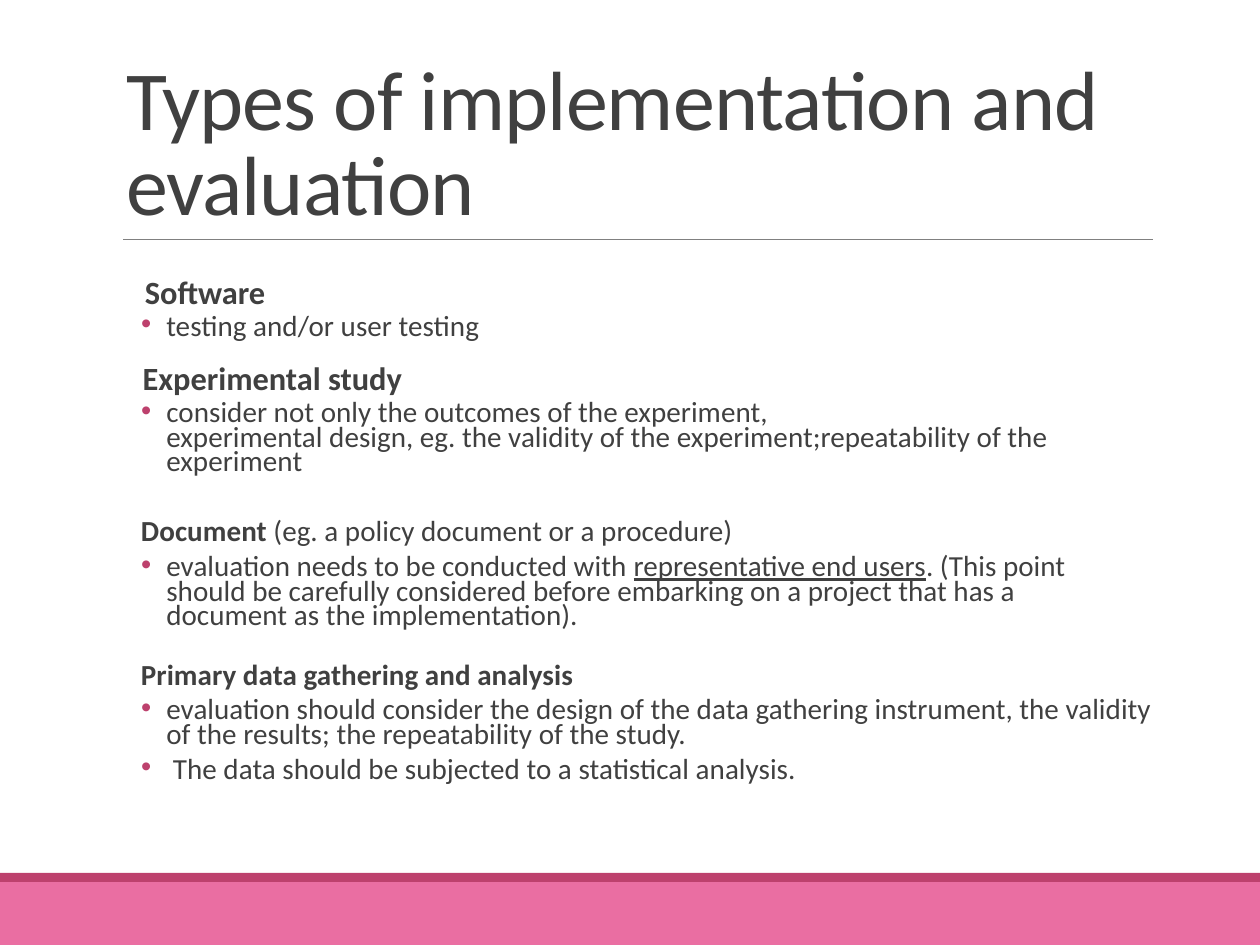
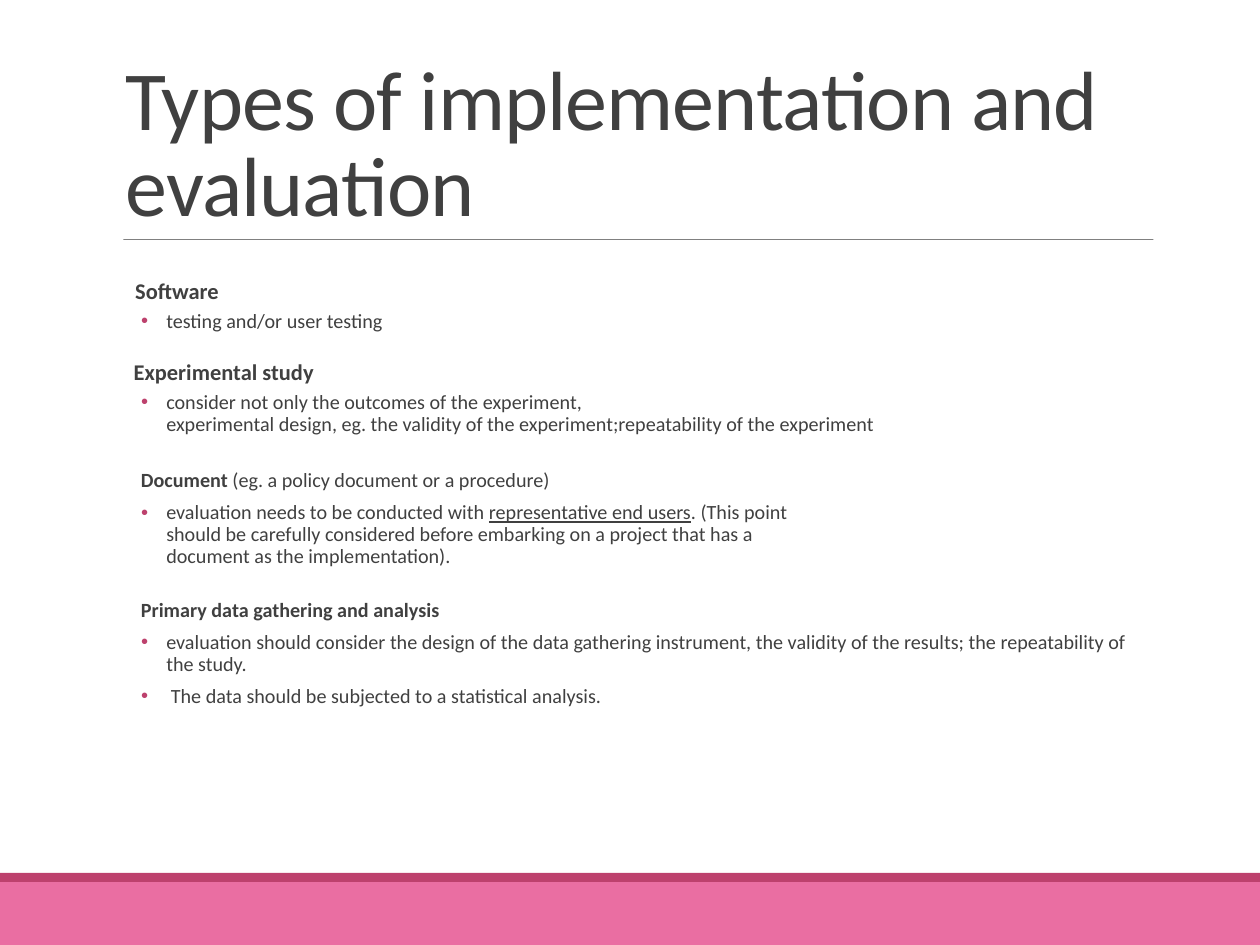
Before and after one commit to M4rk3h/uniWork, a slide deck: slide 9 of dissertation/lectures/Project Seminar 1 - Getting Started.pptx.pptx. Drawn at 1260x945 pixels with LibreOffice and Linux fonts; fonts in the diff are those of the drawing. Boxes give left, top, right and bottom in pixels: in the first picture for what was removed or moved away, otherwise in the second. Text is boxed around its words. In the diff, an @@ line names an element or a change of style, - is before the commit and + after.

```diff
--- a/dissertation/lectures/Project Seminar 1 - Getting Started.pptx.pptx
+++ b/dissertation/lectures/Project Seminar 1 - Getting Started.pptx.pptx
@@ text "Software" at [134, 283, 1125, 707]: size 18.5 to 12.8 pt in "Software", "Experimental study"; size 16.6 to 11.5 pt; line spacing 0.7 to 0.9; list level 2 to 1 in "Document (eg. a policy document ..."; list level 2 to 1 in "Primary data gathering and analysis" @@
```
Also in this commit, not shown: 20 other slides changed, 1 slide added, 1 slide removed, 8 other files.
